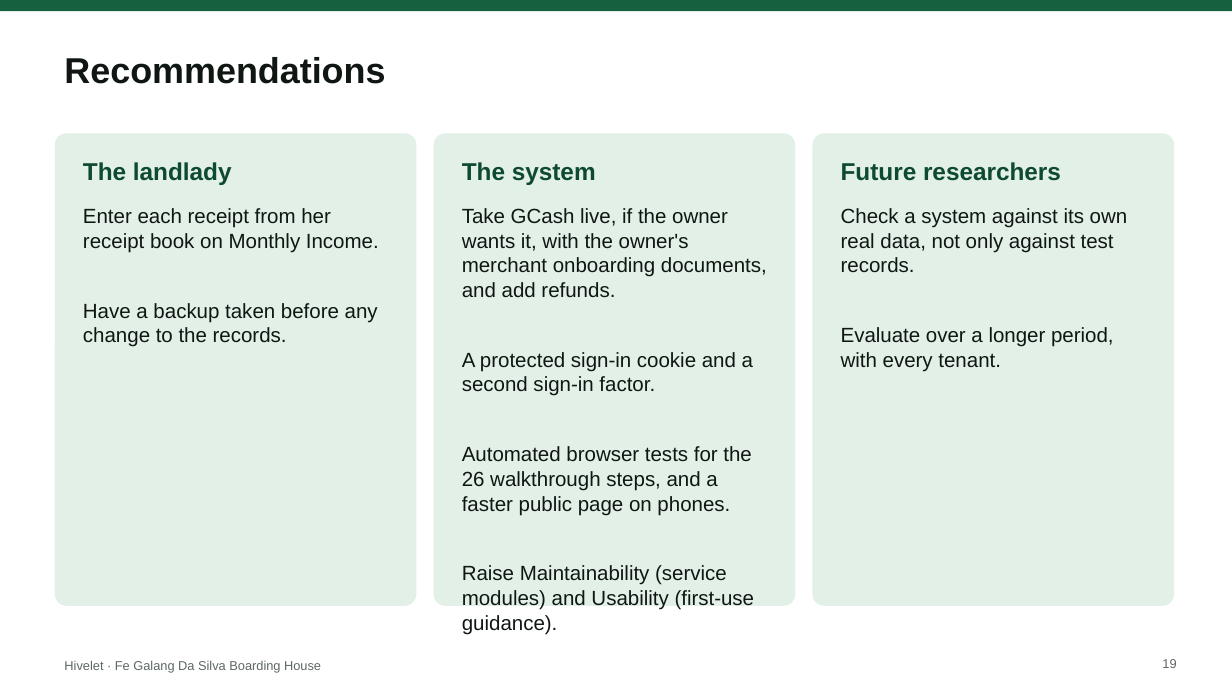
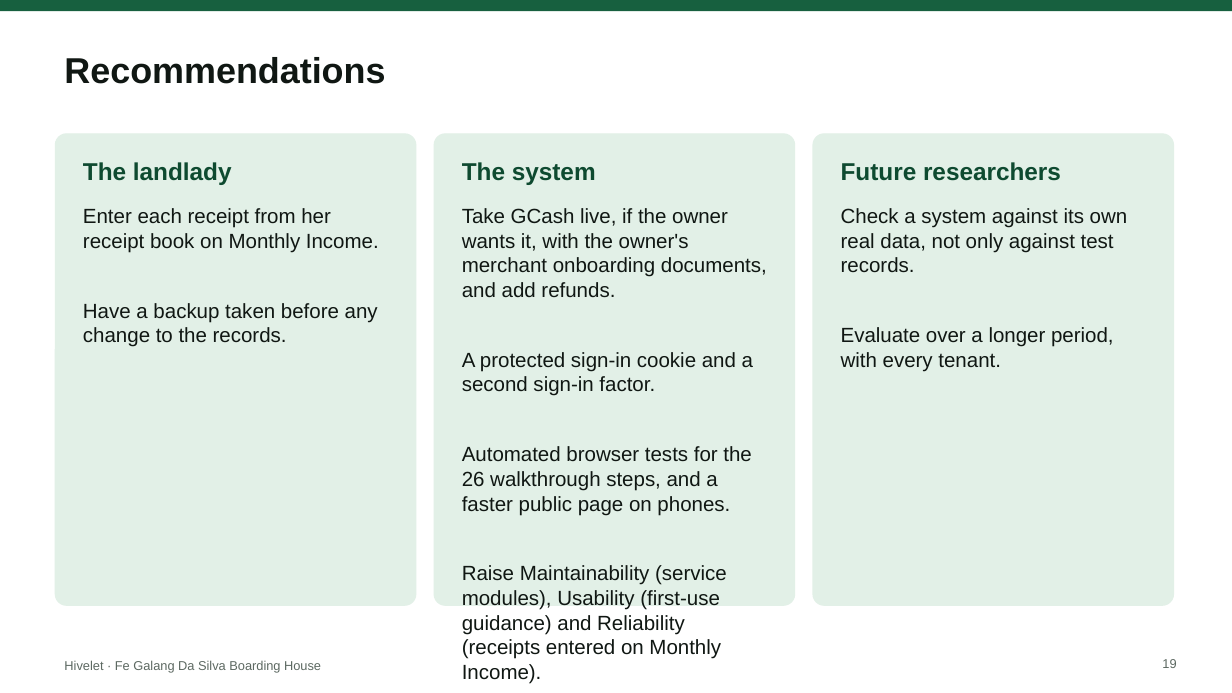
Before and after one commit to SeanJerve/hivelet, a slide deck: slide 19 of FINAL/HIVELET DEFENSE SLIDES.pptx. Drawn at 1232x693 pixels with LibreOffice and Linux fonts; fonts in the diff are those of the drawing. Boxes give left, top, right and bottom in pixels: in the first picture for what was removed or moved away, otherwise in the second. Text is boxed around its words. In the diff, an @@ line names an element or a change of style, - is before the commit and + after.

```diff
--- a/FINAL/HIVELET DEFENSE SLIDES.pptx
+++ b/FINAL/HIVELET DEFENSE SLIDES.pptx
@@ text at (462, 565, 727, 684): text changed @@
-Raise Maintainability (service modules) and Usability (first-use guidance).
+Raise Maintainability (service modules), Usability (first-use guidance) and Reliability (receipts entered on Monthly Income).
```
Also in this commit, not shown: 3 other slides changed, 18 other files.
